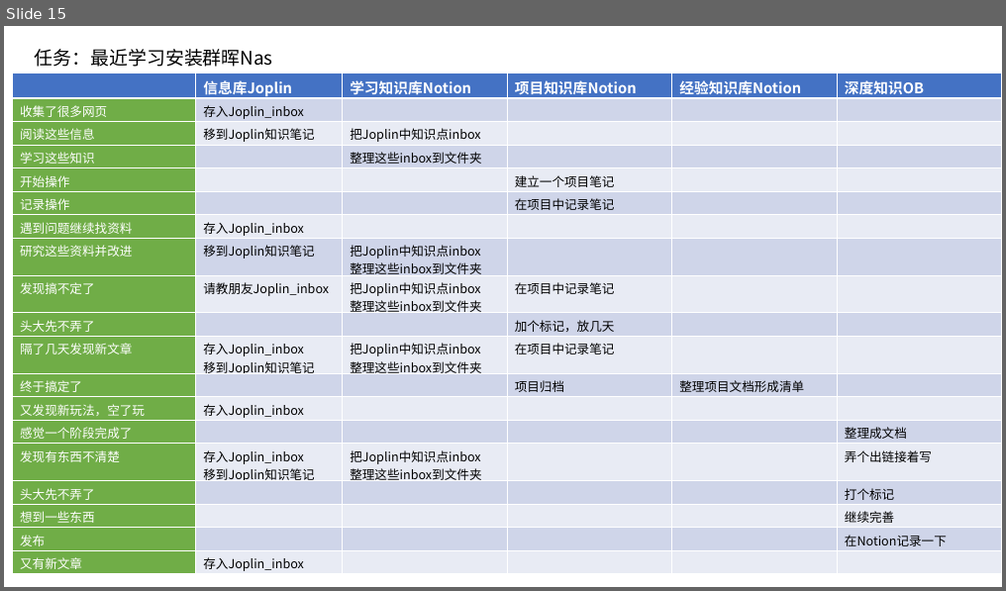
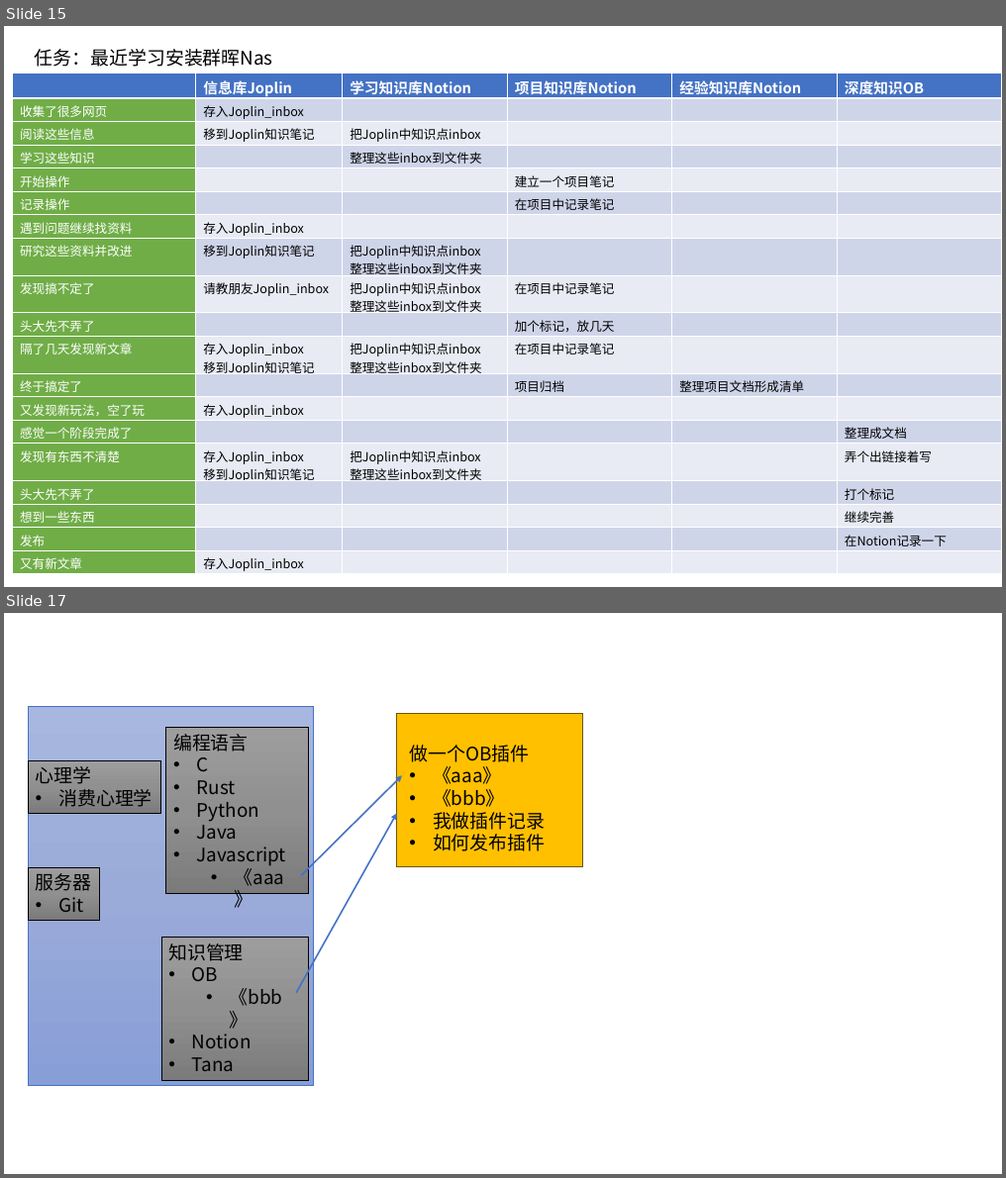
Before and after one commit to 51xpage/51xpage.github.com, a slide deck: images/2023-07-19-ru-he-da-jian-shu-yu-zi-ji-de-zhi-shi-shou-ji-zheng-li-jia-gong-ti-xi/知识管理各种图片.pptx. Shown one above the other, each under a label of ours: slide 15 before the commit, slides 15 and 17 after it; the slides between them are not shown. The pictures are 1006x591 and 1006x1178 pixels, drawn with LibreOffice and Linux fonts; fonts in the diff are those of the drawing. Boxes give left, top, right and bottom in pixels: in the first picture for what was removed or moved away, otherwise in the second. Text is boxed around its words. In the diff, an @@ line names an element or a change of style, - is before the commit and + after.

```diff
--- a/images/2023-07-19-ru-he-da-jian-shu-yu-zi-ji-de-zhi-shi-shou-ji-zheng-li-jia-gong-ti-xi/知识管理各种图片.pptx
+++ b/images/2023-07-19-ru-he-da-jian-shu-yu-zi-ji-de-zhi-shi-shou-ji-zheng-li-jia-gong-ti-xi/知识管理各种图片.pptx
@@ slide 17 added at [4,613,1002,1174], background #FFFFFF @@
@@ rectangle added at [28,707,313,1086], fill gradient #A8B7DF to #9AABD9 to #889ED7, outline #4472C4 0.5 pt @@
@@ rectangle added at [165,728,309,894], fill gradient #9D9D9D to #909090 to #7C7C7C, outline #000000 0.5 pt, 18 pt, text #000000 @@
+编程语言
+• C
+• Rust
+• Python
+• Java
+• Javascript
+  • 《aaa》
@@ rectangle added at [397,714,583,867], fill #FFC000, outline #705400 1 pt @@
@@ rectangle added at [28,761,161,814], fill gradient #9D9D9D to #909090 to #7C7C7C, outline #000000 0.5 pt, 18 pt, text #000000 @@
+心理学
+• 消费心理学
@@ text added at [409,745,545,852], 18 pt, text #000000 @@
+做一个OB插件
+• 《aaa》
+• 《bbb》
+• 我做插件记录
+• 如何发布插件
@@ arrow added from (301, 875) to (402, 775), #4472C4 1.5 pt @@
@@ arrow added from (296, 993) to (397, 814), #4472C4 1.5 pt @@
@@ rectangle added at [28,867,100,921], fill gradient #9D9D9D to #909090 to #7C7C7C, outline #000000 0.5 pt, 18 pt, text #000000 @@
+服务器
+• Git
@@ rectangle added at [161,937,308,1081], fill gradient #9D9D9D to #909090 to #7C7C7C, outline #000000 0.5 pt, 18 pt, text #000000 @@
+知识管理
+• OB
+  • 《bbb》
+• Notion
+• Tana
```
Also in this commit, not shown: 3 other slides added, 16 other files.
